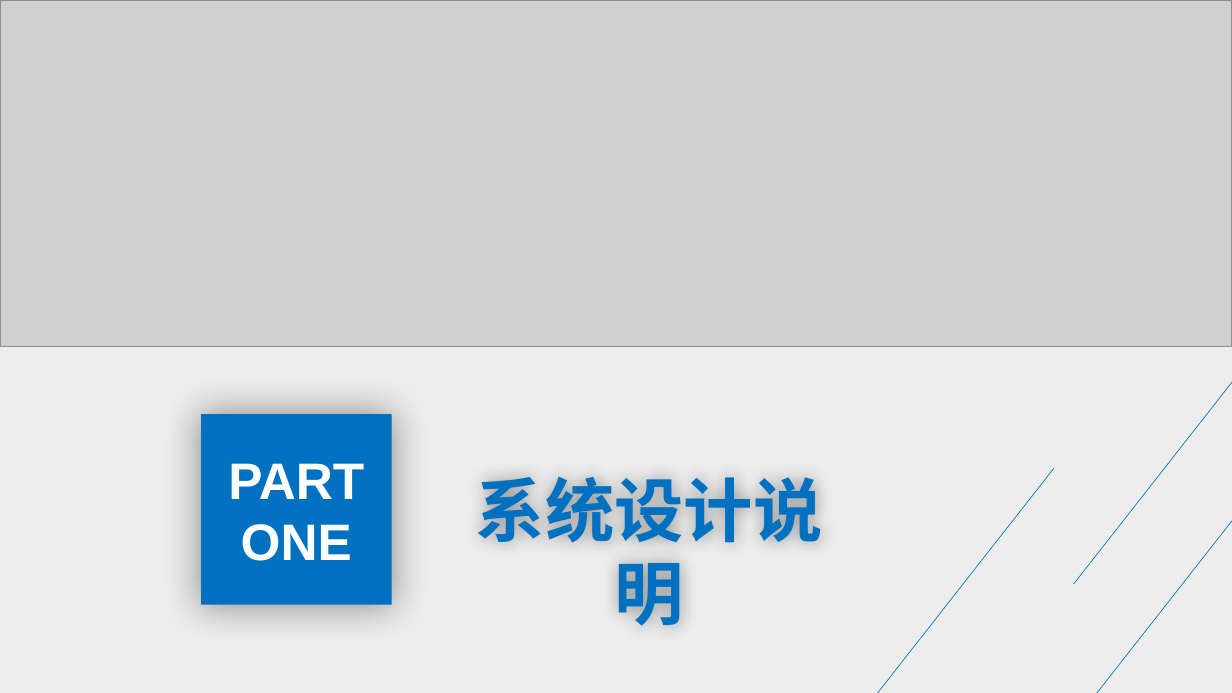
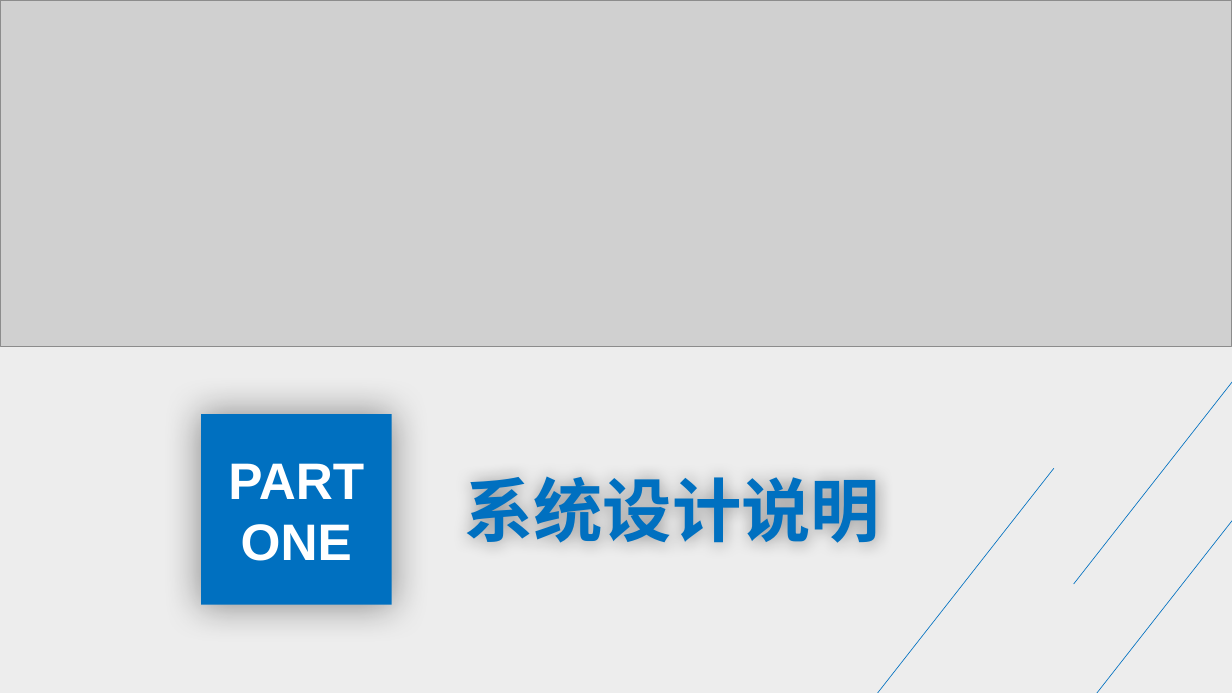
Before and after one commit to group21-sudo/practice_project, a slide deck: slide 3 of 座位检测预约系统_系统设计和数据库设计答辩.pptx. Drawn at 1232x693 pixels with LibreOffice and Linux fonts; fonts in the diff are those of the drawing; grey boxes stand for pictures. Boxes give left, top, right and bottom in pixels: in the first picture for what was removed or moved away, otherwise in the second. Text is boxed around its words. In the diff, an @@ line names an element or a change of style, - is before the commit and + after.

```diff
--- a/座位检测预约系统_系统设计和数据库设计答辩.pptx
+++ b/座位检测预约系统_系统设计和数据库设计答辩.pptx
@@ text "系统设计说明" rewrapped from (x1=476, y1=477, x2=822, y2=636) to (x1=464, y1=477, x2=880, y2=543) @@
```
Also in this commit, not shown: 9 other slides changed, 14 slides added, 8 slides removed, 1 other file.
